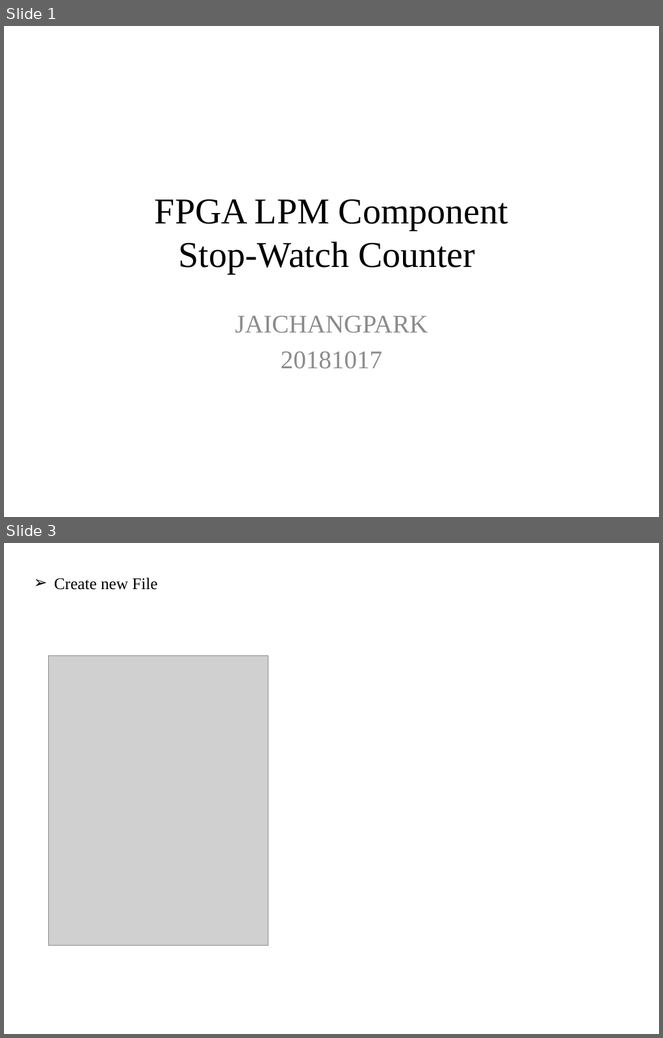
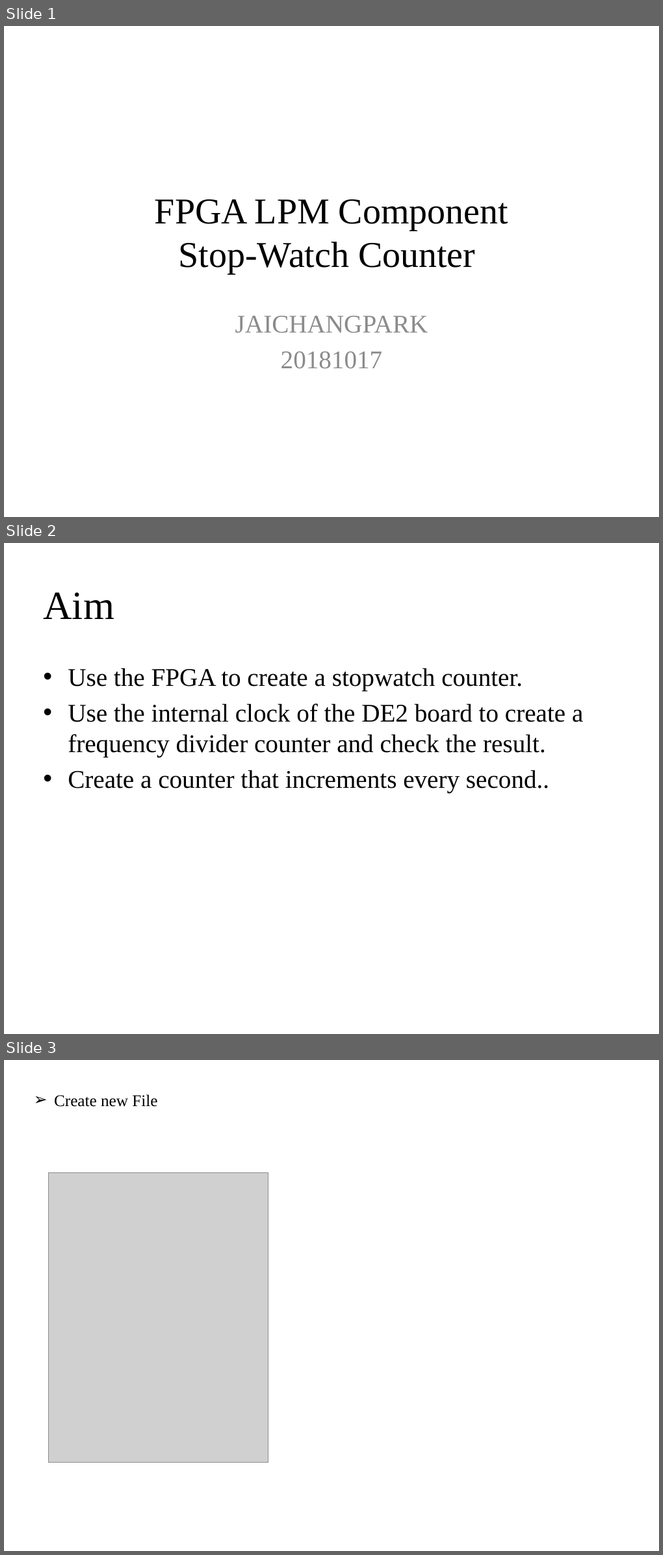
Before and after one commit to JAICHANGPARK/DE2_DOCKER_FPGA, a slide deck: presentation/20181017/FPGA LPM Component.pptx. Shown one above the other, each under a label of ours: slides 1 and 3 before the commit, slides 1, 2 and 3 after it; the slides between them are not shown. The pictures are 663x1038 and 663x1555 pixels, drawn with LibreOffice and Linux fonts; fonts in the diff are those of the drawing; grey boxes stand for pictures. Boxes give left, top, right and bottom in pixels: in the first picture for what was removed or moved away, otherwise in the second. Text is boxed around its words. In the diff, an @@ line names an element or a change of style, - is before the commit and + after.

```diff
--- a/presentation/20181017/FPGA LPM Component.pptx
+++ b/presentation/20181017/FPGA LPM Component.pptx
@@ slide 2 added at (4,543,659,1034), background #FFFFFF @@
@@ title added at (43,592,114,619), 44 pt, text #000000 @@
+Aim
@@ text added at (68,668,583,793), 28 pt, text #000000 @@
+• Use the FPGA to create a stopwatch counter.
+• Use the internal clock of the DE2 board to create a frequency divider counter and check the result.
+• Create a counter that increments every second..
```
Also in this commit, not shown: 5 slides changed, 9 other slides added, 6 slides removed.
